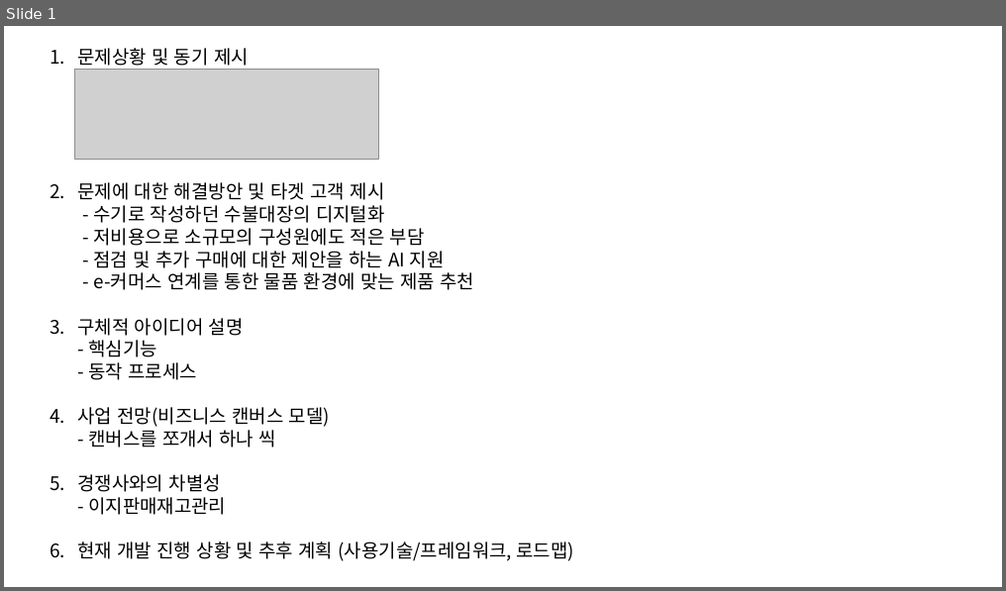
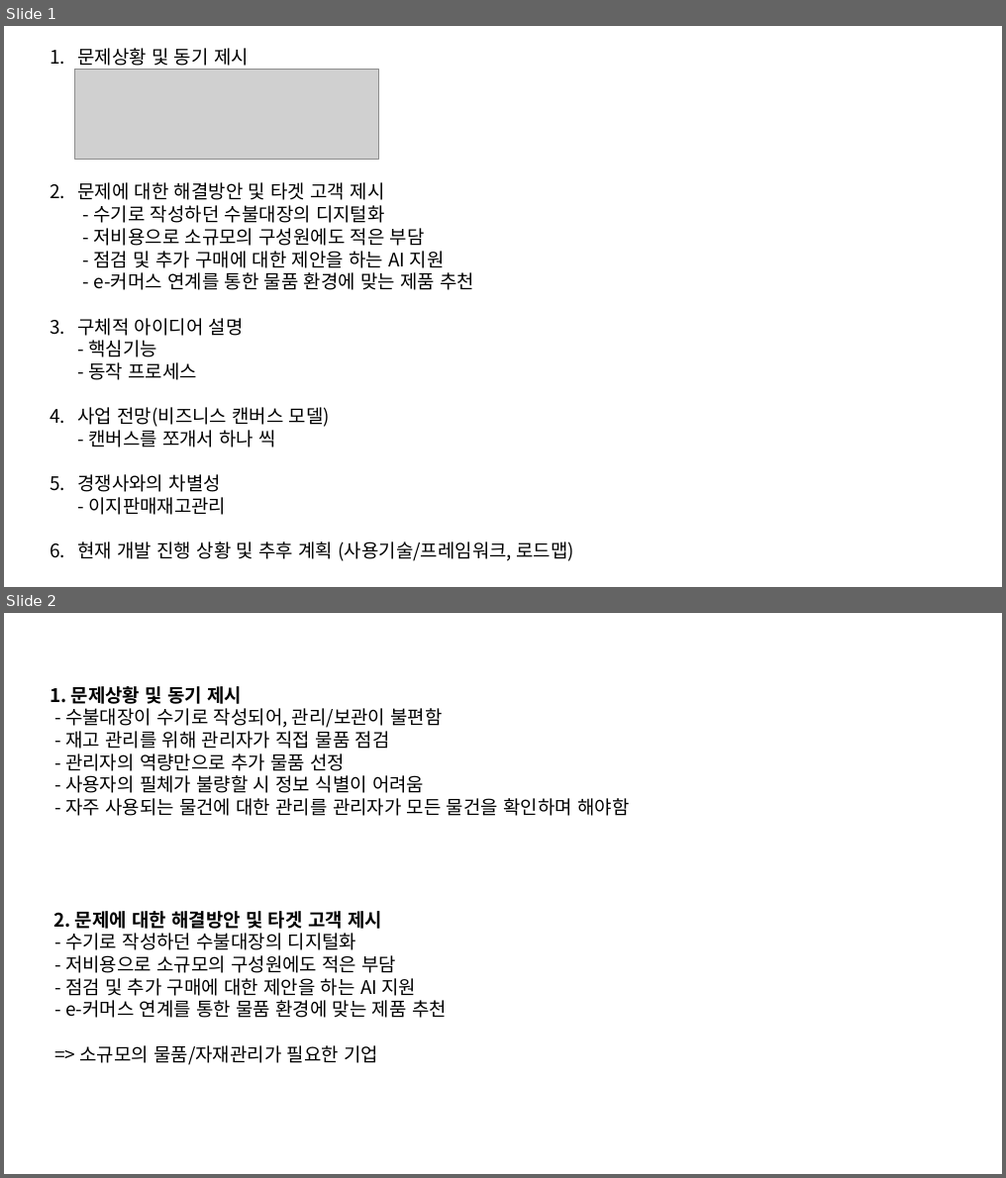
Before and after one commit to DEU-High-Five/4-1_Capstone_Document, a slide deck: 중간발표/중간발표(초안계획).pptx. Shown one above the other, each under a label of ours: slide 1 before the commit, slides 1 and 2 after it. The pictures are 1006x591 and 1006x1178 pixels, drawn with LibreOffice and Linux fonts; fonts in the diff are those of the drawing; grey boxes stand for pictures. Boxes give left, top, right and bottom in pixels: in the first picture for what was removed or moved away, otherwise in the second. Text is boxed around its words. In the diff, an @@ line names an element or a change of style, - is before the commit and + after.

```diff
--- a/중간발표/중간발표(초안계획).pptx
+++ b/중간발표/중간발표(초안계획).pptx
@@ slide 2 added at <box>4,613,1002,1174</box>, background #FFFFFF @@
@@ text added at <box>50,686,629,1065</box>, 18 pt, text #000000 @@
+1. 문제상황 및 동기 제시
+- 수불대장이 수기로 작성되어, 관리/보관이 불편함
+- 재고 관리를 위해 관리자가 직접 물품 점검
+- 관리자의 역량만으로 추가 물품 선정
+- 사용자의 필체가 불량할 시 정보 식별이 어려움
+- 자주 사용되는 물건에 대한 관리를 관리자가 모든 물건을 확인하며 해야함
+2. 문제에 대한 해결방안 및 타겟 고객 제시
+- 수기로 작성하던 수불대장의 디지털화
+- 저비용으로 소규모의 구성원에도 적은 부담
+- 점검 및 추가 구매에 대한 제안을 하는 AI 지원
+- e-커머스 연계를 통한 물품 환경에 맞는 제품 추천
+=> 소규모의 물품/자재관리가 필요한 기업
```
Also in this commit, not shown: 3 other slides added, 1 other file.
